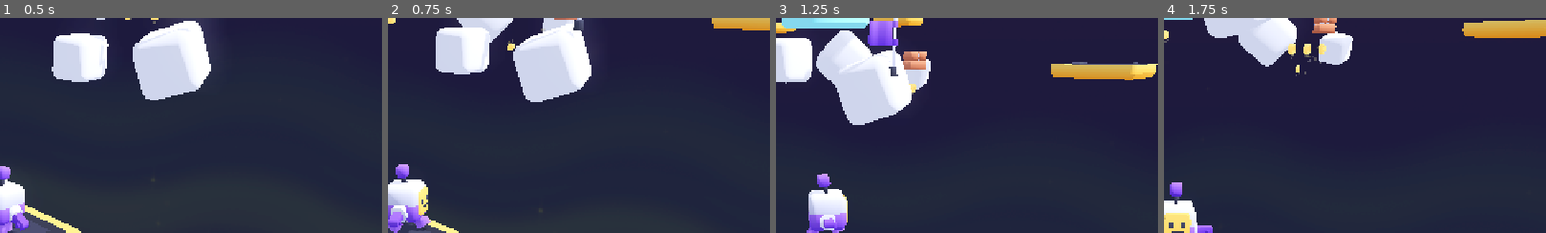
Above: before the commit, frames 1-4 (left to right).
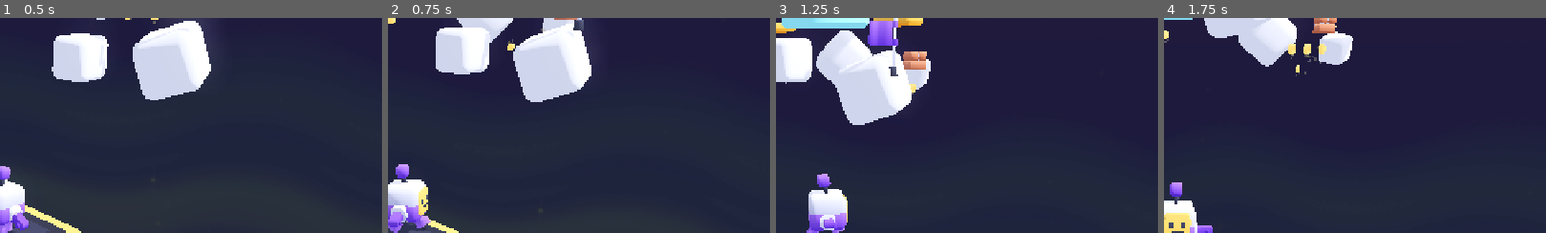
Above: after the commit, the same moments.

Repository: insertnewusername/3d-platformer
Game: Godot game, scene res://scenes/main.tscn
Two runs of this game, one before a commit and one after it. Both use one fixed random seed, a clock stepped at 60 frames per second and the inputs below.
Inputs (mouse positions are % of the whole screen's width and height, from its top left):
- Up to frame 1 (0.5 s): no input
- Up to frame 2 (0.75 s): tap Enter at 0.5 s; move the mouse to (72, 45) at 0.52 s; hold D (move_right) from 0.53 s (still down); tap Down (camera_down) at 0.6 s; click (72, 45) at 0.67 s
- Up to frame 3 (1.25 s): keep holding D (move_right); tap Space (jump) at 0.77 s
- Up to frame 4 (1.75 s): move the mouse to (30, 55) at 1.27 s; release D (move_right) at 1.28 s; hold S (move_back) from 1.28 s (still down); tap Left (camera_left) at 1.35 s; tap Space (jump) at 1.52 s
The pictures show only the part of the screen within x 50-100%, y 0-50%; the shares and areas given below are measured in that part.

Frame 1 is identical in both runs. In frame 2, 0.8% of the frame differs, in the area x 84-100%, y 0-6%; in frame 3, 1.9%, in the area x 72-100%, y 20-29%; in frame 4, 1.7%.
Error in both runs: Invalid assignment of property or key 'light_energy' with value of type 'float' on a base object of type 'null instance'. (res://scripts/main.gd:12)

Commit message:
Update main.tscn

Diff:
--- a/scenes/main.tscn
+++ b/scenes/main.tscn
@@ -78,7 +78,7 @@
 transform = Transform3D(0.929796, 0, -0.368076, 0, 1, 0, 0.368076, 0, 0.929796, -32.61032, 4.2634096, -24.927607)
 
 [node name="platform-medium3" parent="World" unique_id=622130049 instance=ExtResource("7_ixpj3")]
-transform = Transform3D(1, 0, 0, 0, 1, 0, 0, 0, 1, 0, 3, -20.327984)
+transform = Transform3D(1, 0, 0, 0, 1, 0, 0, 0, 1, -0.23096895, 6.107596, -22.472336)
 
 [node name="platform-grass-large-round" parent="World" unique_id=1637479868 instance=ExtResource("8_4oh1e")]
 transform = Transform3D(1, 0, 0, 0, 1, 0, 0, 0, 1, -40.742756, 2.7519, -15.113725)
